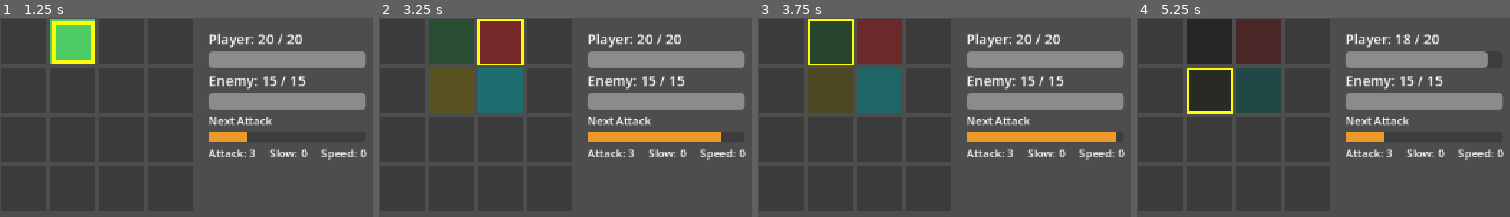
Above: before the commit, frames 1-4 (left to right).
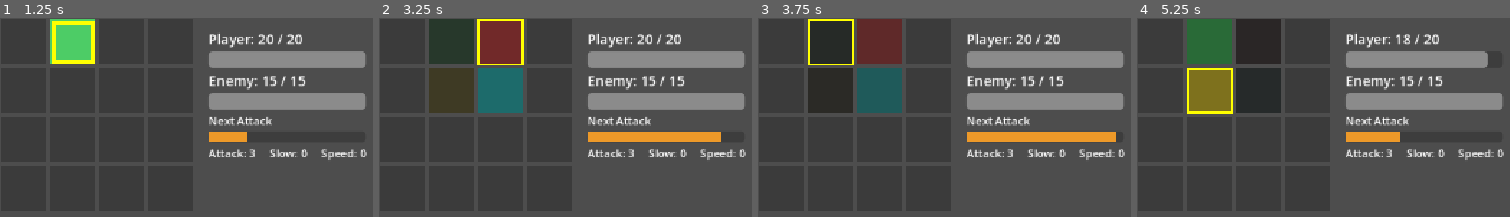
Above: after the commit, the same moments.

Repository: yaakovb/Memory-Game
Game: Godot game, scene res://scenes/main/main.tscn
The game is run twice, just before and just after one commit, with the same random seed, the same clock (stepped at 60 frames per second) and the same inputs.
Inputs:
- Up to frame 1 (1.25 s): tap Enter at 0.5 s; hold D (move_right) from 0.53 s (still down); hold Space (reveal) from 0.53 s (still down)
- Up to frame 2 (3.25 s): tap R (restart) at 1.25, 2, 2.75 s; release D (move_right) at 1.28 s; release Space (reveal) at 1.28 s; hold S (move_down) 1.28-2.03 s; tap Space (reveal) at 1.35, 2.85 s; hold D (move_right) 2.03-2.78 s; hold Space (reveal) 2.03-2.78 s; hold W (move_up) from 2.78 s (still down)
- Up to frame 3 (3.75 s): tap R (restart) at 3.5 s; release W (move_up) at 3.53 s; hold A (move_left) from 3.53 s (still down); hold Space (reveal) from 3.53 s (still down)
- Up to frame 4 (5.25 s): release Space (reveal) at 4.28 s; tap Space (reveal) at 4.35 s; tap R (restart) at 5 s; release A (move_left) at 5.03 s; hold S (move_down) from 5.03 s (still down); hold Space (reveal) from 5.03 s (still down)

Frame 1 is identical in both runs. In frame 2, 2.7% of the frame differs, in the area x 13-26%, y 25-48%; in frame 3, 5.2%; in frame 4, 11%, in the area x 13-71%, y 0-63%.

Commit message:
Polish scripts after review and speed mismatch fade to 2.5s.
Fix board null-check order, symmetrize damage_enemy, simplify HUD process gating, and document the shorter fade.

Diff:
--- a/memory-game/scripts/board/board.gd
+++ b/memory-game/scripts/board/board.gd
@@ -3,6 +3,8 @@
 
 const GRID_SIZE := 4
 const CELL_SIZE := 64
+const TILE_GAP := 6
+const BOARD_MARGIN := 3
 
 @export var tile_scene: PackedScene = preload("res://scenes/board/Tile.tscn")
 
@@ -90,8 +92,8 @@
 
 func grid_to_world(grid_pos: Vector2i) -> Vector2:
 	return Vector2(
-		grid_pos.x * (CELL_SIZE + 6) + 3,
-		grid_pos.y * (CELL_SIZE + 6) + 3
+		grid_pos.x * (CELL_SIZE + TILE_GAP) + BOARD_MARGIN,
+		grid_pos.y * (CELL_SIZE + TILE_GAP) + BOARD_MARGIN
 	)
 
 
@@ -120,9 +122,11 @@
 func _try_reveal_selected_tile() -> void:
 	if _selection_state == SelectionState.RESOLVING:
 		return
+	if _selector == null:
+		return
 
 	var tile := get_tile_at(_selector.grid_position)
-	if _selector == null or tile == null or not tile.is_hidden():
+	if tile == null or not tile.is_hidden():
 		return
 
 	tile.reveal()
@@ -135,8 +139,6 @@
 			tile.set_selected_outline(true)
 			_update_selector_outline()
 		SelectionState.ONE_SELECTED:
-			if _first_tile == tile:
-				return
 			_selection_state = SelectionState.RESOLVING
 			_second_tile = tile
 			_resolve_pair()
--- a/memory-game/scripts/combat/combat.gd
+++ b/memory-game/scripts/combat/combat.gd
@@ -18,7 +18,7 @@
 
 var player_hp: int
 var enemy_hp: int
-## Public — EffectResolver reads this when resolving attack matches.
+## Public — EffectResolver / HUD read this for display and upgrades.
 var attack_bonus := 0
 var _battle_ended := false
 
@@ -34,7 +34,7 @@
 
 
 func _process(delta: float) -> void:
-	if _battle_ended == true:
+	if _battle_ended:
 		return
 	_timer += delta
 	if _timer >= get_attack_interval():
@@ -54,13 +54,11 @@
 		player_defeated.emit()
 
 
-func damage_enemy() -> int:
-	var amount = BASE_ATTACK_DAMAGE + attack_bonus
+func damage_enemy(amount: int) -> void:
 	enemy_hp = maxi(enemy_hp - amount, 0)
 	hp_changed.emit(player_hp, enemy_hp)
 	if enemy_hp <= 0:
 		enemy_defeated.emit()
-	return amount;
 
 
 func heal_player(amount: int) -> void:
@@ -76,24 +74,30 @@
 func add_attack_bonus(amount: int) -> void:
 	attack_bonus += amount
 
+
 func apply_slow() -> void:
 	_slow_stacks = mini(_slow_stacks + 1, MAX_SLOW_STACKS)
 	_slow_timer = SLOW_DURATION
 
+
 func get_attack_interval() -> float:
-	return enemy_interval*(1.0 + _slow_stacks*SLOW_PER_STACK)
+	return enemy_interval * (1.0 + _slow_stacks * SLOW_PER_STACK)
+
 
 func get_slow_stacks() -> int:
 	return _slow_stacks
 
+
 func get_attack_progress() -> float:
-	var interval = get_attack_interval()
+	var interval := get_attack_interval()
 	if interval <= 0.0:
 		return 0.0
 	return clampf(_timer / interval, 0.0, 1.0)
 
+
 func set_battle_ended(value: bool) -> void:
 	_battle_ended = value
+
 
 func get_player_attack_damage() -> int:
 	return BASE_ATTACK_DAMAGE + attack_bonus
--- a/memory-game/scripts/effects/effect_resolver.gd
+++ b/memory-game/scripts/effects/effect_resolver.gd
@@ -4,10 +4,11 @@
 const HEAL_AMOUNT := 4
 const ATTACK_BONUS := 1
 
+signal effect_applied(description: String)
+
 var _combat: Combat
 var _selector: Selector
 
-signal effect_applied(description: String)
 
 func setup(combat: Combat, selector: Selector) -> void:
 	_combat = combat
@@ -17,11 +18,12 @@
 func apply(pair_id: int) -> void:
 	match pair_id:
 		0, 1, 2:
-			var damage = _combat.damage_enemy()
-			effect_applied.emit("Attack - %d" % damage)
+			var damage := _combat.get_player_attack_damage()
+			_combat.damage_enemy(damage)
+			effect_applied.emit("Attack %d" % damage)
 		3, 4:
 			_combat.heal_player(HEAL_AMOUNT)
-			effect_applied.emit("Heal - %d" % HEAL_AMOUNT)
+			effect_applied.emit("Heal +%d" % HEAL_AMOUNT)
 		5:
 			_combat.apply_slow()
 			effect_applied.emit("Slow")
@@ -31,5 +33,3 @@
 		7:
 			_combat.add_attack_bonus(ATTACK_BONUS)
 			effect_applied.emit("Upgrade +%d" % ATTACK_BONUS)
-		_:
-			pass
--- a/memory-game/scripts/tile/tile.gd
+++ b/memory-game/scripts/tile/tile.gd
@@ -4,6 +4,7 @@
 enum State { HIDDEN, REVEALED, GREYED, EMPTY }
 
 const HIDDEN_COLOR := Color(0.23, 0.23, 0.23)
+const MISMATCH_FADE_DURATION := 2.5
 const PAIR_COLORS := [
 	Color(0.9, 0.3, 0.3),   # pair 0 — Attack
 	Color(0.3, 0.8, 0.4),   # pair 1 — Attack
@@ -60,7 +61,7 @@
 	_cover.modulate.a = 0.0
 
 	var tween := create_tween()
-	tween.tween_property(_cover, "modulate:a", 1.0, 4.0)
+	tween.tween_property(_cover, "modulate:a", 1.0, MISMATCH_FADE_DURATION)
 	tween.tween_callback(conceal)
 
 
--- a/memory-game/scripts/ui/hud.gd
+++ b/memory-game/scripts/ui/hud.gd
@@ -17,7 +17,6 @@
 
 var _combat: Combat
 var _selector: Selector
-var _battle_ended := false
 
 
 func setup(combat: Combat, selector: Selector) -> void:
@@ -40,15 +39,13 @@
 
 
 func show_battle_end(message: String) -> void:
-	_battle_ended = true
 	_end_label.text = message
 	_end_overlay.visible = true
 	_attack_progress.value = 0.0
+	set_process(false)
 
 
 func _process(_delta: float) -> void:
-	if _battle_ended or _combat == null or _selector == null:
-		return
 	_attack_progress.value = _combat.get_attack_progress() * 100.0
 	_slow_label.text = "Slow: %d" % _combat.get_slow_stacks()
 	_speed_label.text = "Speed: %d" % _selector.get_speed_stacks()
Not shown, changed: ARCHITECTURE.md
Not shown, changed: GAME_DESIGN.md
Not shown, changed: WORK_PLAN.md
